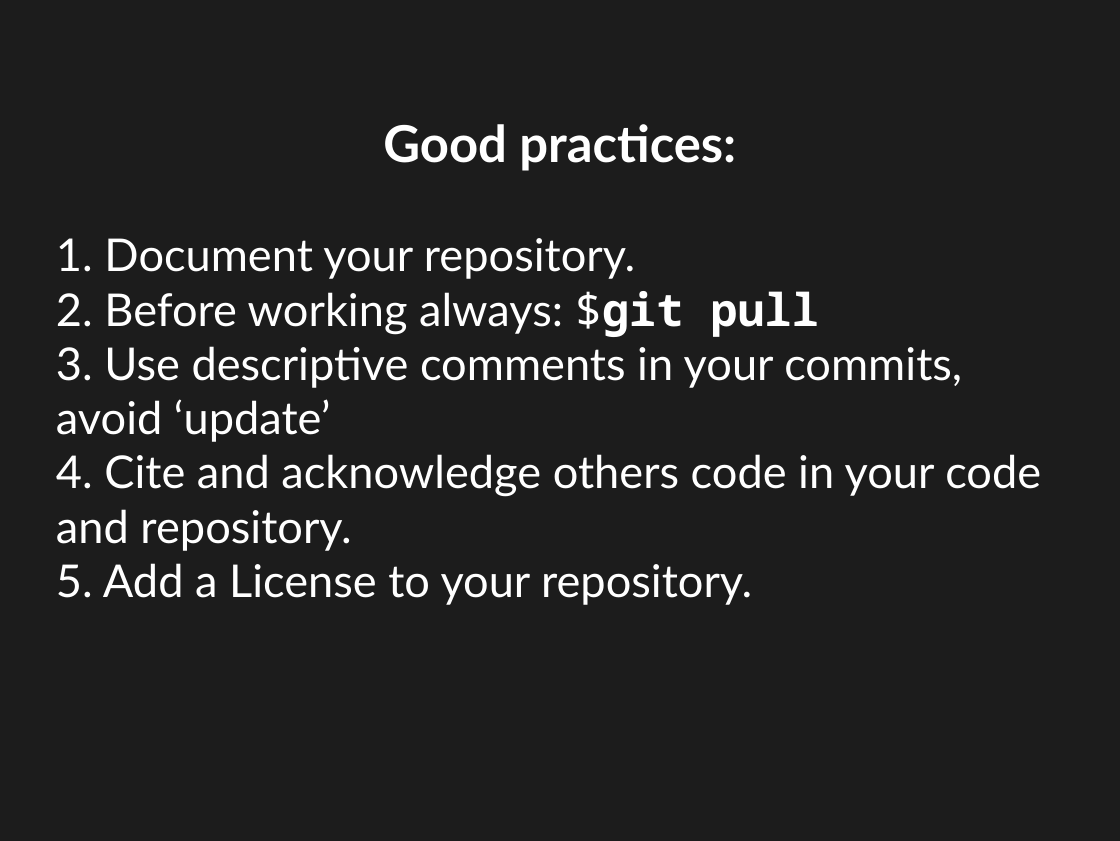
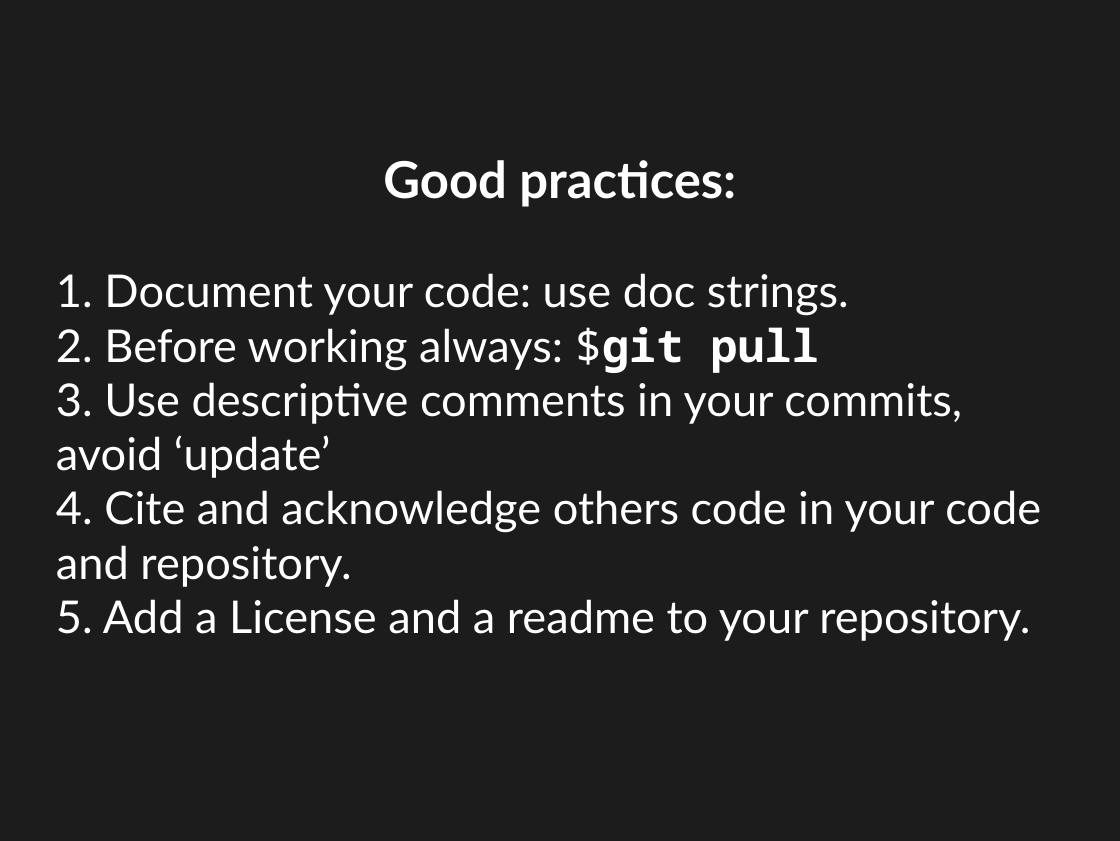
Before and after one commit to jngaravitoc/github_hands_on, a slide deck: slide 22 of git.odp. Drawn at 1120x841 pixels with LibreOffice and Linux fonts; fonts in the diff are those of the drawing. Boxes give left, top, right and bottom in pixels: in the first picture for what was removed or moved away, otherwise in the second. Text is boxed around its words. In the diff, an @@ line names an element or a change of style, - is before the commit and + after.

```diff
--- a/git.odp
+++ b/git.odp
@@ subtitle at [56, 273, 849, 316]: text changed @@
-1. Document your repository.
+1. Document your code: use doc strings.
@@ subtitle at [56, 599, 1030, 641]: text changed @@
-5. Add a License to your repository.
+5. Add a License and a readme to your repository.
```
Also in this commit, not shown: 8 other slides changed, 1 other file.
